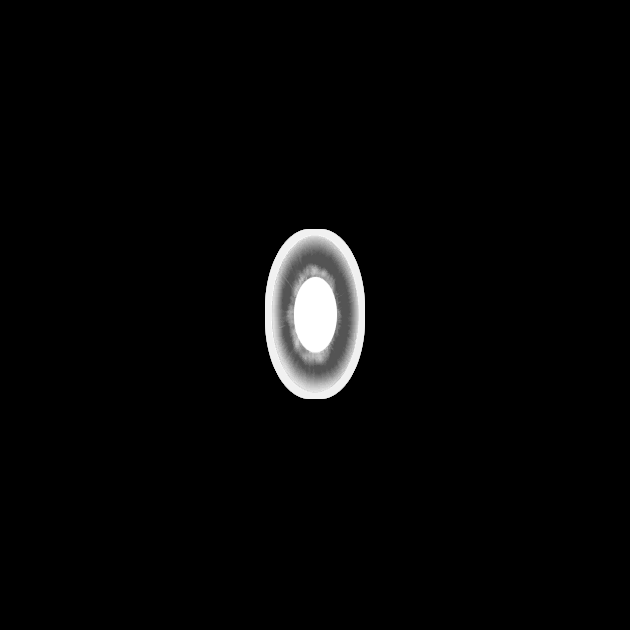
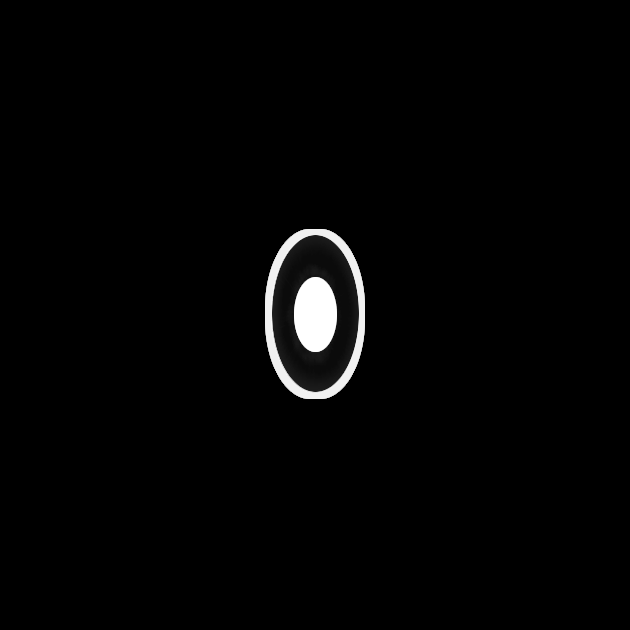
Before/after of a 630×630 layered artwork. What changed in the layer stack:
added layer "Pasted Layer" above "\" over [272, 235, 359, 392]
painted on "\" over [272, 235, 359, 392]
